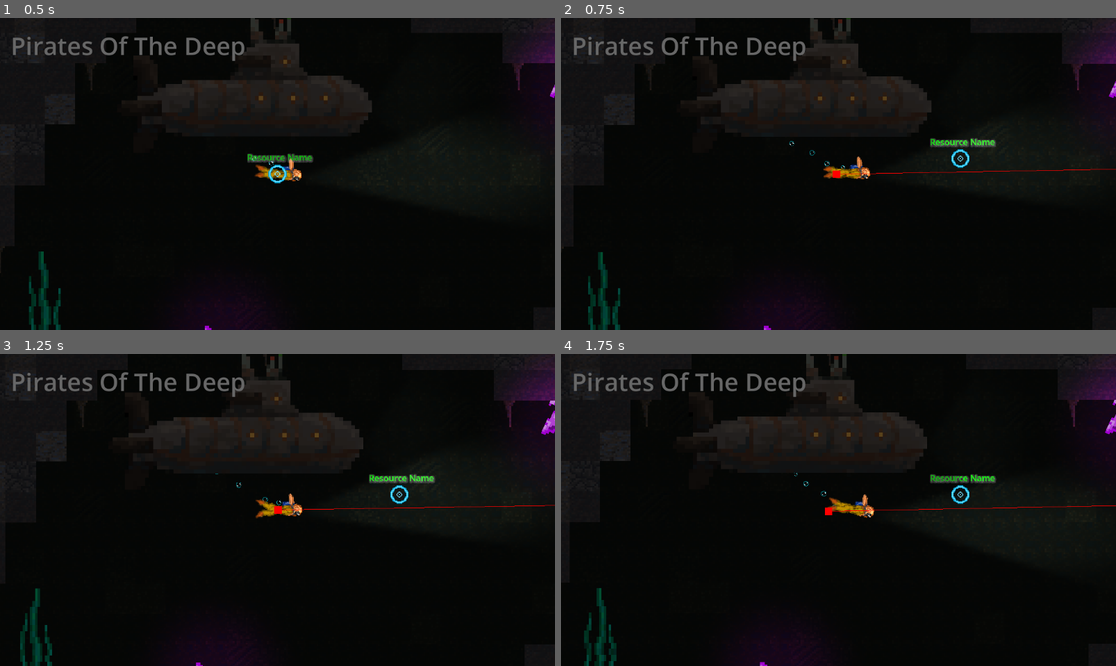
Above: before the commit, frames 1-4 (two rows, left to right).
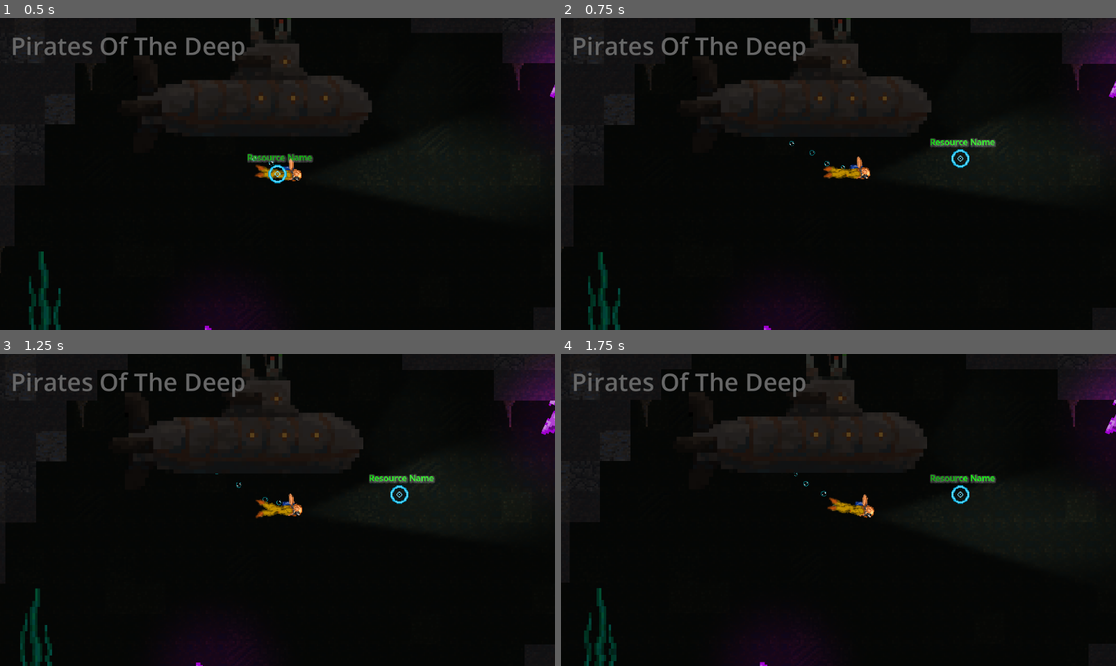
Above: after the commit, the same moments.

Repository: val-XR/GameJamApril2025
Game: Godot game, scene res://scenes/main_game.tscn
Same seed, same stepped clock (60 frames per second), same inputs: the game is played once before the commit and once after it.
Inputs (mouse positions are in pixels of both pictures, inside the frame that each line leads up to):
- Up to frame 1 (0.5 s): no input
- Up to frame 2 (0.75 s): move the mouse to (960, 158) at 0.52 s; click (960, 158) at 0.67 s
- Up to frame 3 (1.25 s): no input
- Up to frame 4 (1.75 s): drag from (727, 525) to (960, 494) at 1.27 s

Frame 1 is identical in both runs. In frame 2, 0.2% of the frame differs, in the area x 48-100%, y 48-52%; in frame 3, 0.2%; in frame 4, 0.2%.

Commit message:
Fish now faces the proper direction

Diff:
--- a/scenes/main_game.tscn
+++ b/scenes/main_game.tscn
@@ -151,7 +151,8 @@
 scale = Vector2(1.29199, 3.18835)
 
 [node name="Mutated Frog Fish" parent="." node_paths=PackedStringArray("player") instance=ExtResource("15_sp04v")]
-position = Vector2(240, -59)
+position = Vector2(443, 121)
+scale = Vector2(0.4, 0.4)
 player = NodePath("../Player")
 
 [node name="NavigationRegion2D" type="NavigationRegion2D" parent="."]
--- a/scenes/mutated_frog_fish.gd
+++ b/scenes/mutated_frog_fish.gd
@@ -5,14 +5,25 @@
 @export var player: Node2D
 @onready var nav_agent := $NavigationAgent2D as NavigationAgent2D
 
+
 # Pathfinder
 func _physics_process(delta: float) -> void:
 	var direction = to_local(nav_agent.get_next_path_position()).normalized()
 	velocity = direction * speed
 	move_and_slide()
 
+# Tells the Patherfinder the location of the player
 func makepath() -> void:
 	nav_agent.target_position = player.global_position
+	if nav_agent.target_position > $Sprite2D.global_position:
+		$Sprite2D.flip_h = true
+	elif nav_agent.target_position < $Sprite2D.global_position:
+		$Sprite2D.flip_h = false
 
+# Updates Pathfinder
 func _on_timer_timeout() -> void:
-	makepath()
+	var distance = global_position.distance_to(player.global_position)
+	if distance <= 165:
+		makepath()
+	else:
+		pass
--- a/scenes/mutated_frog_fish.tscn
+++ b/scenes/mutated_frog_fish.tscn
@@ -25,7 +25,7 @@
 debug_enabled = true
 
 [node name="Timer" type="Timer" parent="."]
-wait_time = 0.5
+wait_time = 0.25
 autostart = true
 
 [connection signal="timeout" from="Timer" to="." method="_on_timer_timeout"]
